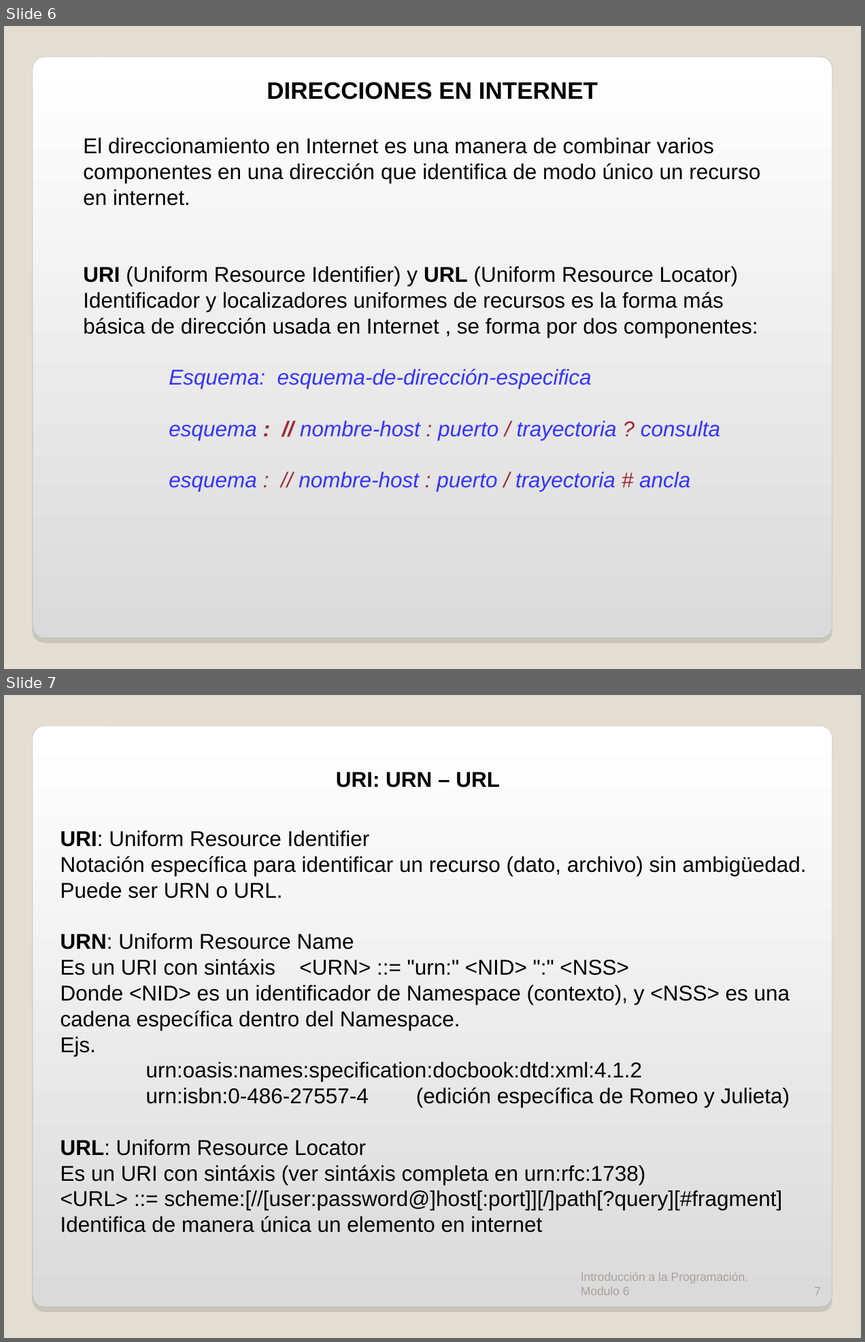
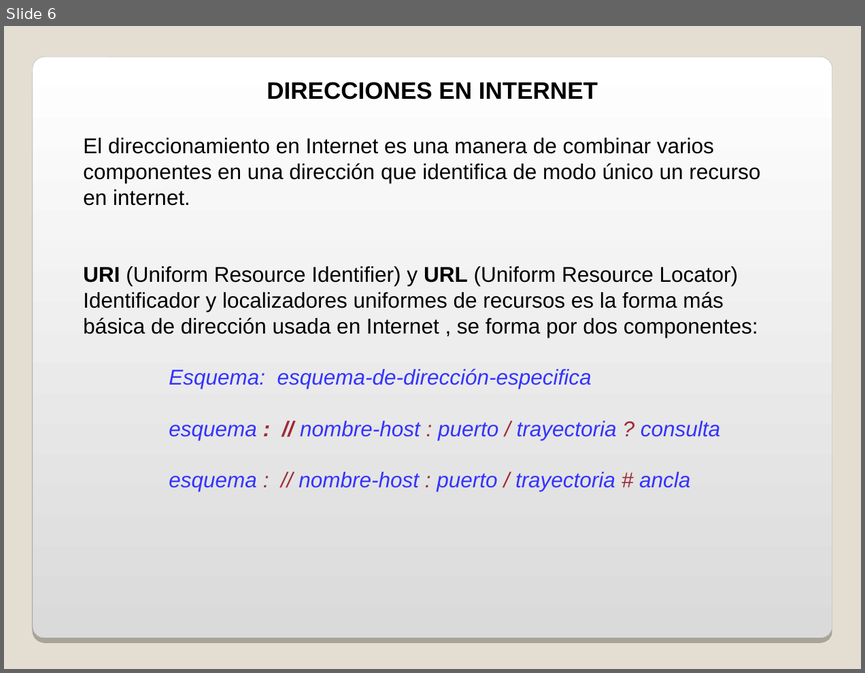
Before and after one commit to fhca/ProgWeb, a slide deck: PRESENTA/Tema 1 WEB Introduccion.ppt. Shown one above the other, each under a label of ours: slides 6 and 7 before the commit, slide 6 after it. The pictures are 865x1342 and 865x673 pixels, drawn with LibreOffice and Linux fonts; fonts in the diff are those of the drawing; background and template pictures are left out. Boxes give left, top, right and bottom in pixels: in the first picture for what was removed or moved away, otherwise in the second. Text is boxed around its words. In the diff, an @@ line names an element or a change of style, - is before the commit and + after.

```diff
--- a/PRESENTA/Tema 1 WEB Introduccion.ppt
+++ b/PRESENTA/Tema 1 WEB Introduccion.ppt
@@ slide 7 removed at (x1=4, y1=695, x2=861, y2=1338), background #E3DED1; not listed: 1 template element that a slide beside it also shows @@
@@ text removed at (x1=336, y1=772, x2=500, y2=787) @@
-URI: URN – URL
@@ text removed at (x1=60, y1=830, x2=806, y2=1232) @@
-URI: Uniform Resource Identifier
-Notación específica para identificar un recurso (dato, archivo) sin ambigüedad.
-Puede ser URN o URL.
-URN: Uniform Resource Name
-Es un URI con sintáxis <URN> ::= "urn:" <NID> ":" <NSS>
-Donde <NID> es un identificador de Namespace (contexto), y <NSS> es una
-cadena específica dentro del Namespace.
-Ejs.
-urn:oasis:names:specification:docbook:dtd:xml:4.1.2
-urn:isbn:0-486-27557-4 (edición específica de Romeo y Julieta)
-URL: Uniform Resource Locator
-Es un URI con sintáxis (ver sintáxis completa en urn:rfc:1738)
-<URL> ::= scheme:[//[user:password@]host[:port]][/]path[?query][#fragment]
-Identifica de manera única un elemento en internet
@@ text removed at (x1=581, y1=1272, x2=749, y2=1295) @@
-Introducción a la Programación. Modulo 6
@@ page number removed at (x1=814, y1=1287, x2=821, y2=1295) @@
-7
@@ slide 6 changed as well @@
@@ rounded rectangle at (x1=33, y1=57, x2=832, y2=638): shadow changed @@
```
Also in this commit, not shown: 14 other slides changed, 1 other slide removed, 9 other files.
